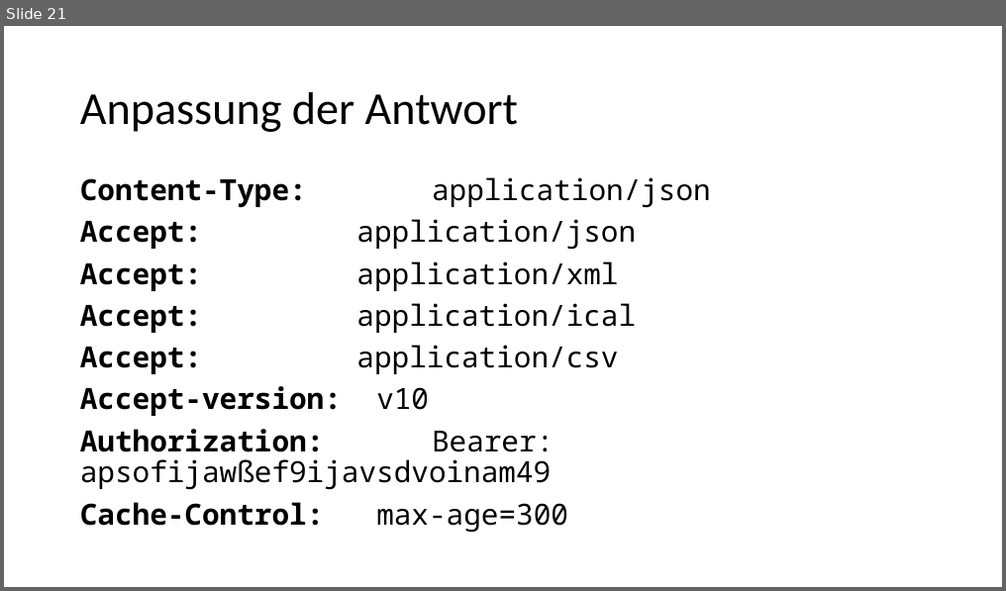
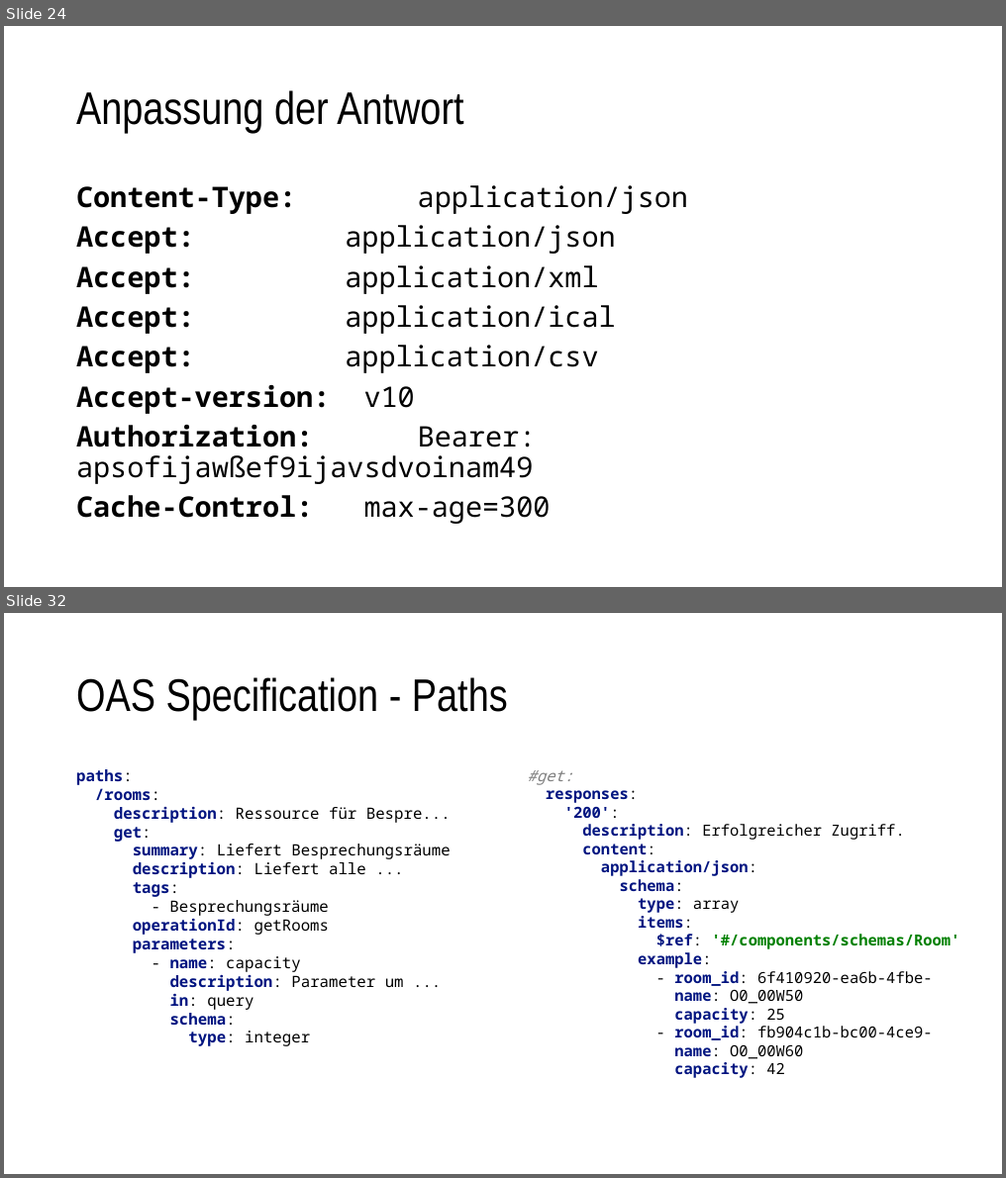
Before and after one commit to nordlb-public/techtalks, a slide deck: 01-api-design/präsentation.pptx. Shown one above the other, each under a label of ours: slide 21 before the commit, slides 24 and 32 after it; the slides between them are not shown. The pictures are 1006x591 and 1006x1178 pixels, drawn with LibreOffice and Linux fonts; fonts in the diff are those of the drawing. Boxes give left, top, right and bottom in pixels: in the first picture for what was removed or moved away, otherwise in the second. Text is boxed around its words. In the diff, an @@ line names an element or a change of style, - is before the commit and + after.

```diff
--- a/01-api-design/präsentation.pptx
+++ b/01-api-design/präsentation.pptx
@@ slide 32 added at (x1=4, y1=613, x2=1002, y2=1174), background #FFFFFF @@
@@ title added at (x1=76, y1=677, x2=508, y2=720), 44 pt, text #000000 @@
+OAS Specification - Paths
@@ text added at (x1=76, y1=769, x2=450, y2=1047), 15 pt, text #000000 @@
+paths:
+/rooms:
+description: Ressource für Bespre...
+get:
+summary: Liefert Besprechungsräume
+description: Liefert alle ...
+tags:
+- Besprechungsräume
+operationId: getRooms
+parameters:
+- name: capacity
+description: Parameter um ...
+in: query
+schema:
+type: integer
@@ text added at (x1=528, y1=770, x2=960, y2=1078), 14.7 pt, text #011480, bold @@
+#get:
+responses:
+'200':
+description: Erfolgreicher Zugriff.
+content:
+application/json:
+schema:
+type: array
+items:
+$ref: '#/components/schemas/Room'
+example:
+- room_id: 6f410920-ea6b-4fbe-
+name: O0_00W50
+capacity: 25
+- room_id: fb904c1b-bc00-4ce9-
+name: O0_00W60
+capacity: 42
@@ what was slide 21 is now slide 24 @@
@@ slide 24 changed as well @@
@@ title "Anpassung der Antwort" at (x1=76, y1=90, x2=463, y2=133): font Calibri to Arial Narrow @@
@@ text "Content-Type: application/json" at (x1=76, y1=185, x2=688, y2=524): size 28 to 27.2 pt; less space between paragraphs @@
```
Also in this commit, not shown: 20 other slides changed, 10 other slides added, 1 other file.
